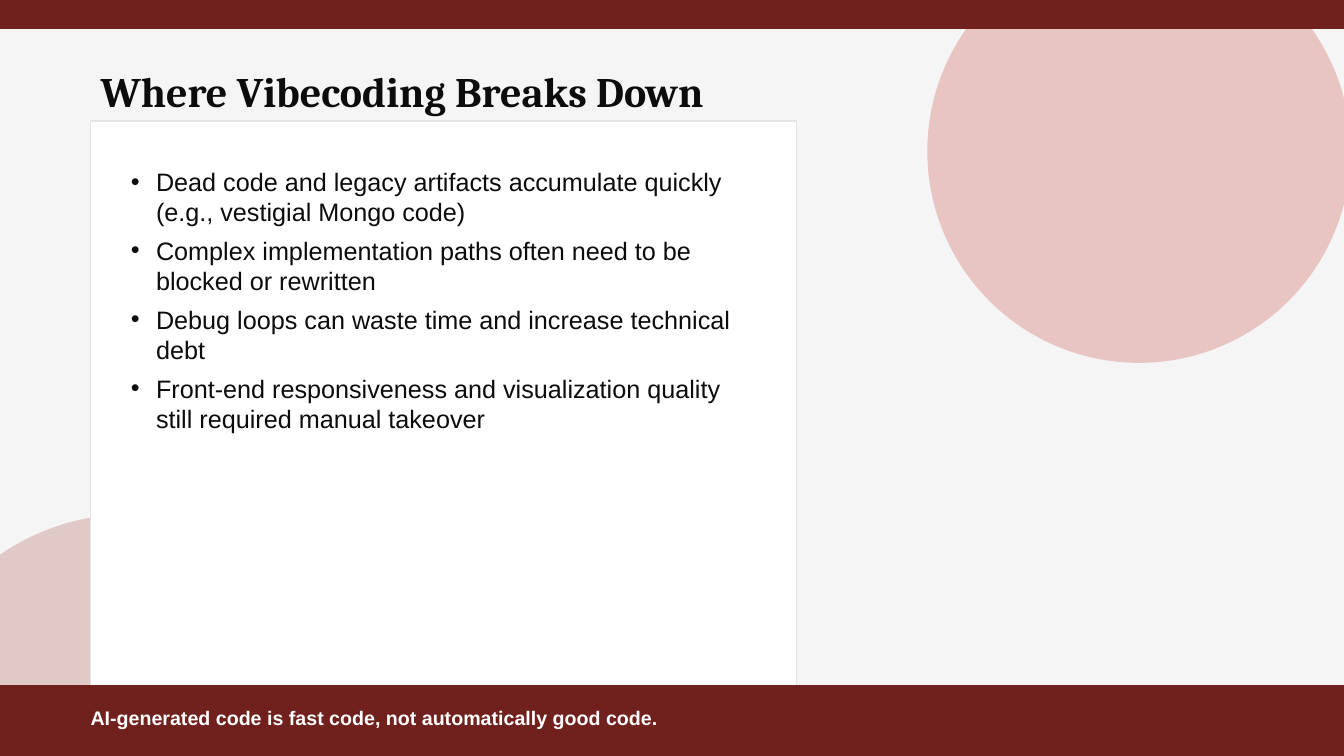
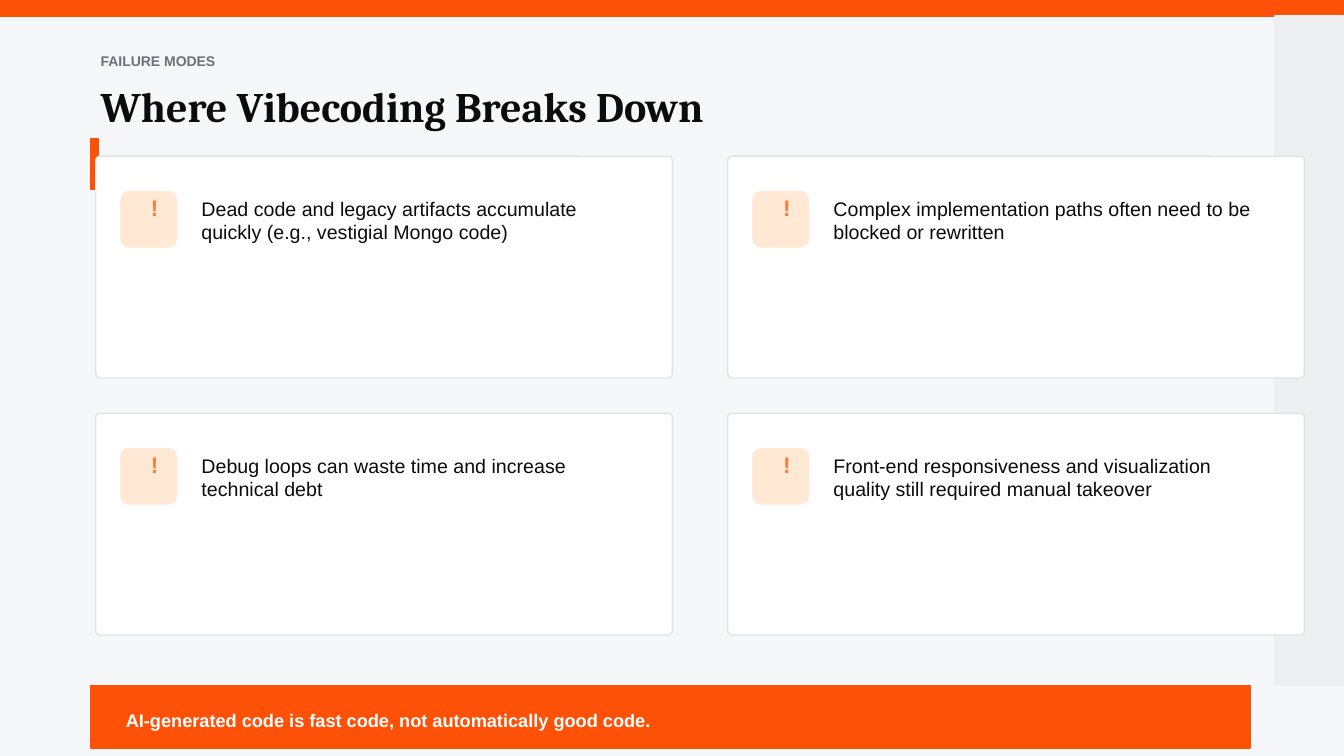
Before and after one commit to sd5969/whats-in-your-wallet, a slide deck: slide 4 of slides/deck.pptx (slide 5 before the commit). Drawn at 1344x756 pixels with LibreOffice and Linux fonts; fonts in the diff are those of the drawing. Boxes give left, top, right and bottom in pixels: in the first picture for what was removed or moved away, otherwise in the second. Text is boxed around its words. In the diff, an @@ line names an element or a change of style, - is before the commit and + after.

```diff
--- a/slides/deck.pptx
+++ b/slides/deck.pptx
@@ rectangle at box(0, 0, 1344, 756): fill #F5F5F5 to #F5F7F8; outline #F5F5F5 1 pt to #F5F7F8 1 pt @@
@@ rectangle: place and size @@
-rectangle at box(0, 0, 1344, 28)
+rectangle at box(0, 0, 1344, 16)
@@ rectangle at box(0, 0, 1344, 16): fill #70201D to #FD5108; outline #70201D 1 pt to #FD5108 1 pt @@
@@ ellipse removed at box(928, 0, 1344, 363) @@
@@ rectangle added at box(1275, 16, 1344, 686), fill #EEEFF1, outline #EEEFF1 1 pt @@
@@ text added at box(101, 56, 215, 66), 10 pt, text #6A717C, bold @@
+FAILURE MODES
@@ text "Where Vibecoding Breaks Down": place and size @@
-text "Where Vibecoding Breaks Down" at box(101, 77, 703, 117)
+text "Where Vibecoding Breaks Down" at box(101, 92, 703, 132)
@@ rectangle removed at box(91, 121, 797, 686) @@
@@ rectangle added at box(91, 139, 99, 190), fill #FD5108, outline #FD5108 1 pt @@
@@ rounded rectangle added at box(96, 156, 673, 378), fill #FFFFFF, outline #DFE3E6 1 pt @@
@@ text removed at box(156, 172, 730, 434) @@
-• Dead code and legacy artifacts accumulate quickly (e.g., vestigial Mongo code)
-• Complex implementation paths often need to be blocked or rewritten
-• Debug loops can waste time and increase technical debt
-• Front-end responsiveness and visualization quality still required manual takeover
@@ rounded rectangle added at box(728, 156, 1305, 378), fill #FFFFFF, outline #DFE3E6 1 pt @@
@@ rounded rectangle added at box(121, 192, 176, 247), fill #FFE8D4, outline #FFE8D4 1 pt @@
@@ text added at box(141, 195, 161, 220), 16 pt, text #FE7C39, bold @@
+!
@@ text added at box(201, 201, 576, 243), 14 pt, text #0C0C0C @@
+Dead code and legacy artifacts accumulate quickly (e.g., vestigial Mongo code)
@@ rounded rectangle added at box(753, 192, 809, 247), fill #FFE8D4, outline #FFE8D4 1 pt @@
@@ text added at box(773, 195, 793, 220), 16 pt, text #FE7C39, bold @@
+!
@@ text added at box(833, 201, 1250, 240), 14 pt, text #0C0C0C @@
+Complex implementation paths often need to be blocked or rewritten
@@ rounded rectangle added at box(96, 413, 673, 635), fill #FFFFFF, outline #DFE3E6 1 pt @@
@@ rounded rectangle added at box(728, 413, 1305, 635), fill #FFFFFF, outline #DFE3E6 1 pt @@
@@ rounded rectangle added at box(121, 449, 176, 504), fill #FFE8D4, outline #FFE8D4 1 pt @@
@@ rounded rectangle added at box(753, 449, 809, 504), fill #FFE8D4, outline #FFE8D4 1 pt @@
@@ text added at box(141, 452, 161, 477), 16 pt, text #FE7C39, bold @@
+!
@@ text added at box(201, 458, 566, 497), 14 pt, text #0C0C0C @@
+Debug loops can waste time and increase technical debt
@@ text added at box(773, 452, 793, 477), 16 pt, text #FE7C39, bold @@
+!
@@ text added at box(833, 458, 1211, 500), 14 pt, text #0C0C0C @@
+Front-end responsiveness and visualization quality still required manual takeover
@@ ellipse removed at box(0, 514, 363, 756) @@
@@ rectangle at box(91, 686, 1250, 748): fill #70201D to #FD5108; outline #70201D 1 pt to #FD5108 1 pt @@
@@ rectangle: place and size @@
-rectangle at box(0, 686, 1344, 756)
+rectangle at box(91, 686, 1250, 748)
@@ text "AI-generated code is fast code, ...": place and size @@
-text "AI-generated code is fast code, ..." at box(91, 710, 657, 729)
+text "AI-generated code is fast code, ..." at box(126, 713, 650, 731)
@@ text "AI-generated code is fast code, ..." at box(126, 713, 650, 731): size 14 to 13 pt @@
```
Also in this commit, not shown: 6 other slides changed, 1 slide removed, 2 other files.
